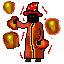
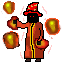
Before/after of a (64, 64) layered artwork. What changed in the layer stack:
added layer "Layer 2" (20%) above "Layer 1" over [20,6,52,59]
painted on "Layer 1" over [20,6,52,59]
